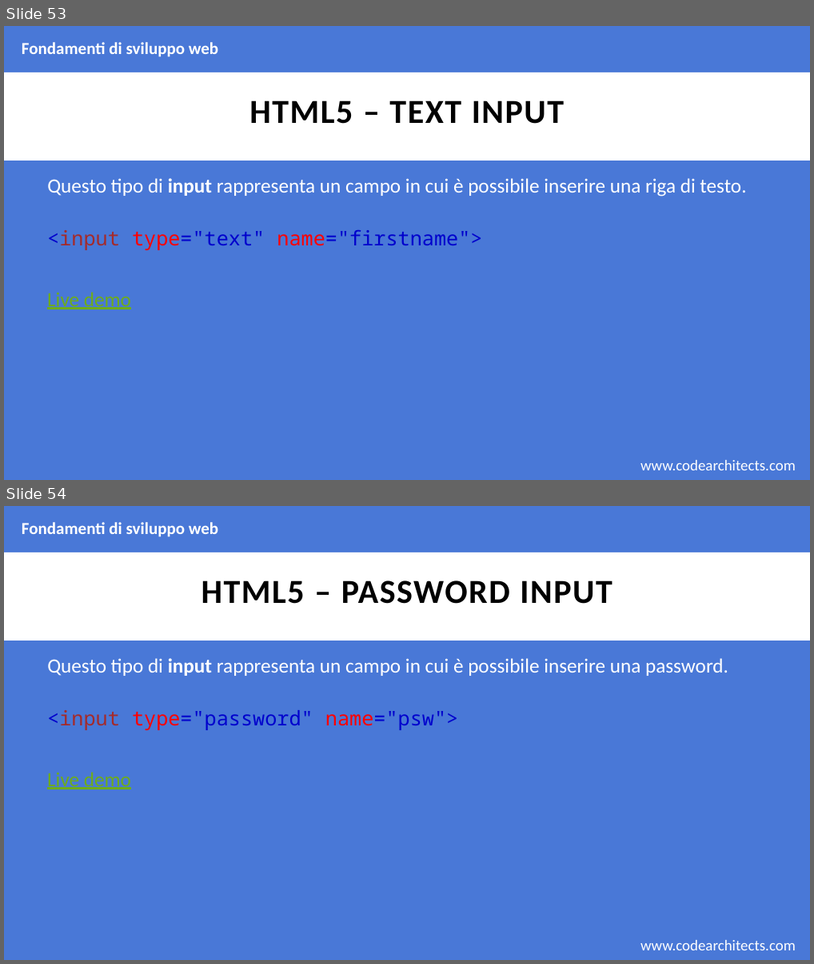
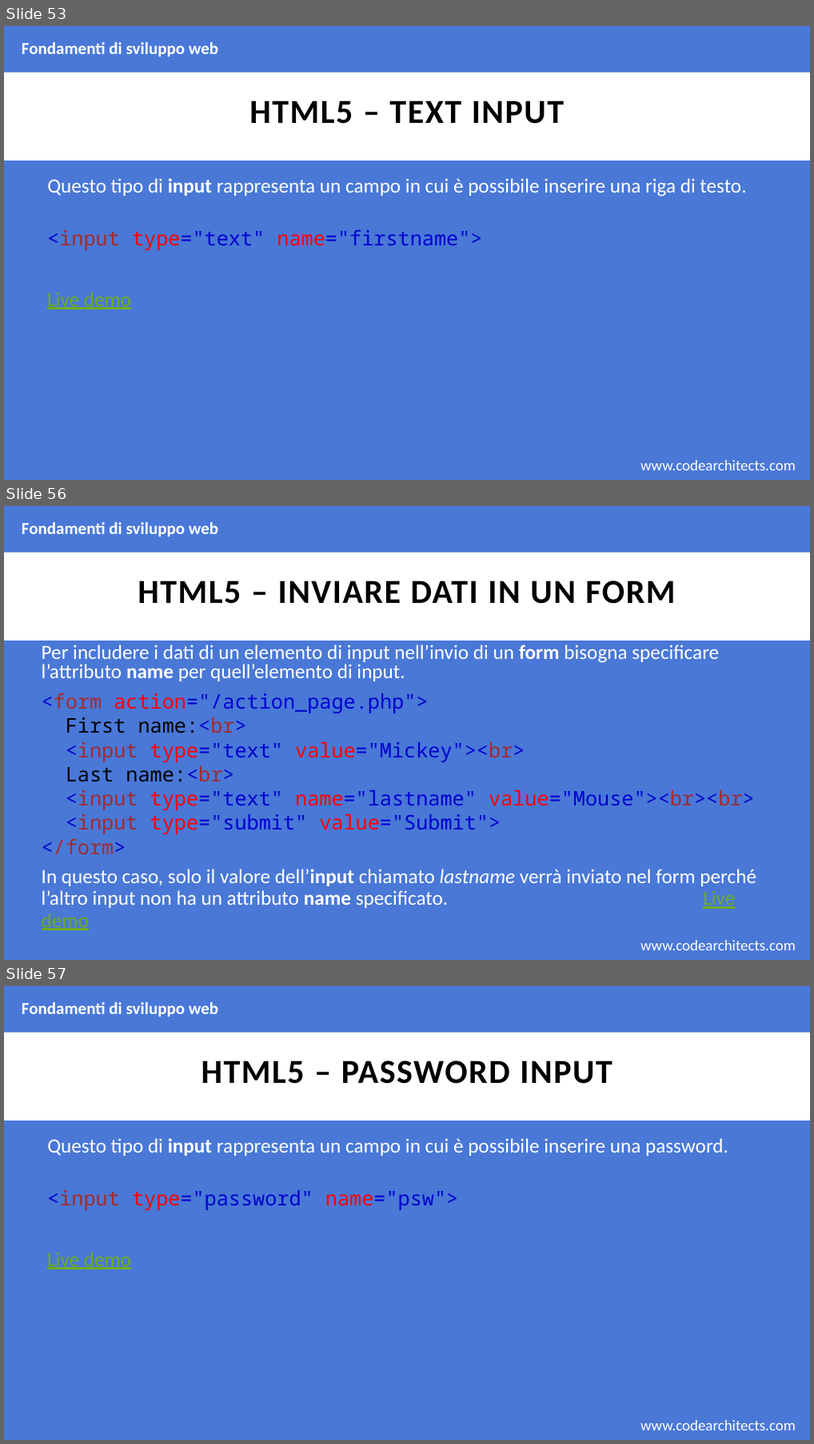
Before and after one commit to CodeArchitectsTraining/fondamenti-sviluppo-web-29052018, a slide deck: slides/html.pptx. Shown one above the other, each under a label of ours: slides 53 and 54 before the commit, slides 53, 56 and 57 after it; the slides between them are not shown. The pictures are 814x964 and 814x1444 pixels, drawn with LibreOffice and Linux fonts; fonts in the diff are those of the drawing; background and template pictures are left out. Boxes give left, top, right and bottom in pixels: in the first picture for what was removed or moved away, otherwise in the second. Text is boxed around its words. In the diff, an @@ line names an element or a change of style, - is before the commit and + after.

Commit message:
completed html, needs revision

```diff
--- a/slides/html.pptx
+++ b/slides/html.pptx
@@ slide 56 added at (x1=4, y1=506, x2=810, y2=960), background #4978D7; not listed: 2 template elements that a slide beside it also shows @@
@@ text added at (x1=22, y1=522, x2=218, y2=537), 20 pt, text #FFFFFF, bold @@
+Fondamenti di sviluppo web
@@ title added at (x1=138, y1=580, x2=675, y2=604), 40 pt, text #000000, bold @@
+HTML5 – INVIARE DATI IN UN FORM
@@ text added at (x1=42, y1=644, x2=719, y2=681), 24 pt, text #FFFFFF @@
+Per includere i dati di un elemento di input nell’invio di un form bisogna specificare l’attributo name per quell’elemento di input.
@@ text added at (x1=42, y1=692, x2=755, y2=854), 24 pt, text #0000CD @@
+<form action="/action_page.php">
+First name:<br>
+<input type="text" value="Mickey"><br>
+Last name:<br>
+<input type="text" name="lastname" value="Mouse"><br><br>
+<input type="submit" value="Submit">
+</form>
@@ text added at (x1=42, y1=868, x2=757, y2=930), 24 pt, text #FFFFFF @@
+In questo caso, solo il valore dell’input chiamato lastname verrà inviato nel form perché l’altro input non ha un attributo name specificato. Live demo
@@ what was slide 54 is now slide 57 @@
```
Also in this commit, not shown: 1 slide changed, 18 other slides added, 1 other file.
